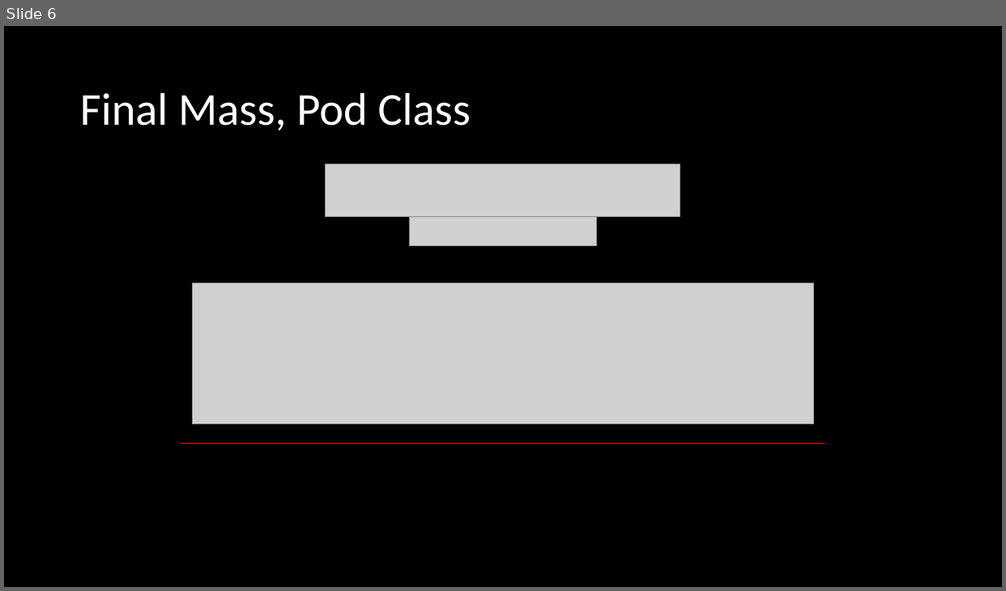
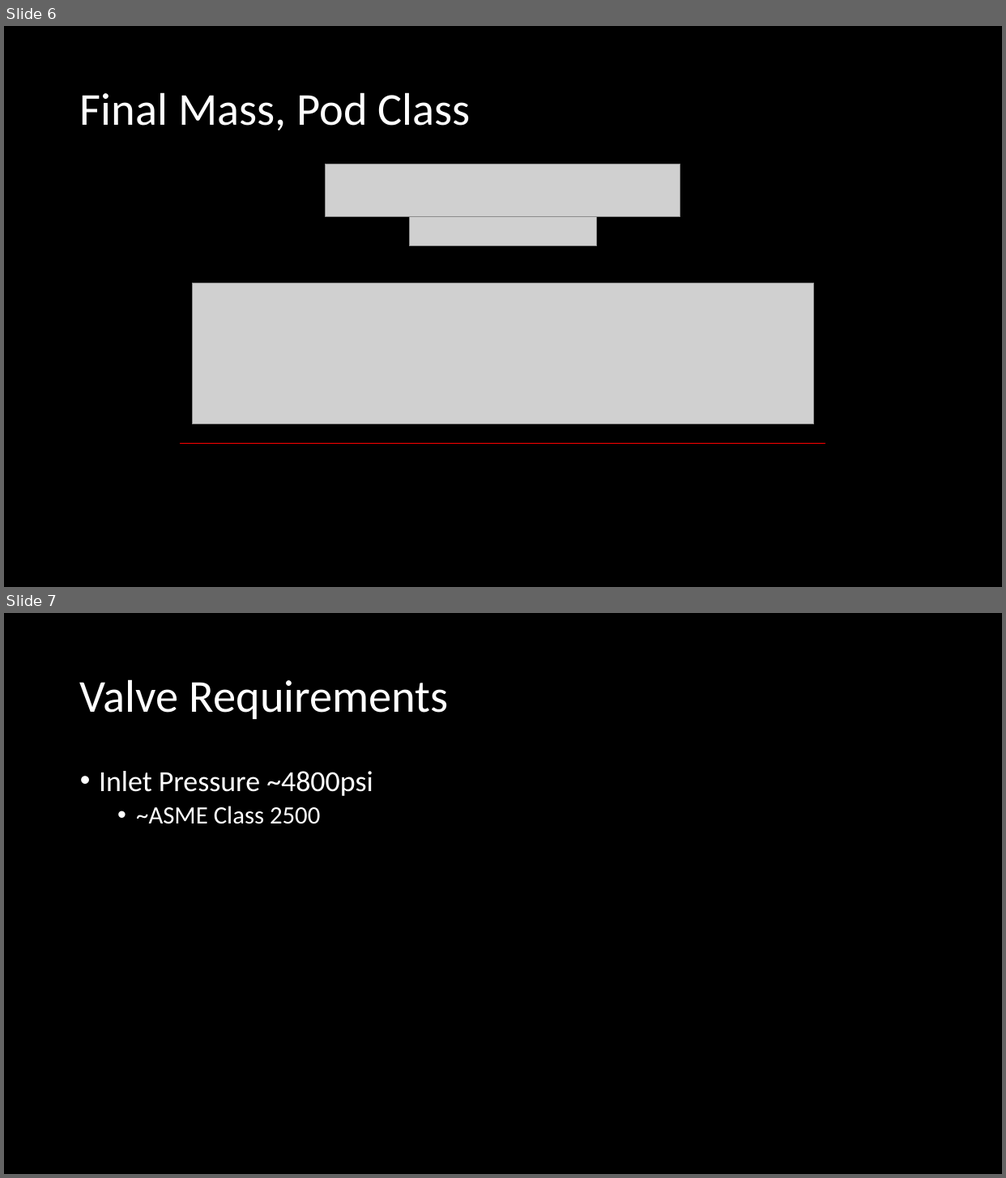
Before and after one commit to Kent1701/Cal_Poly_SLO_Hyperloop_Propulsion_2019_2020, a slide deck: Presentations/CDR_Prop.pptx. Shown one above the other, each under a label of ours: slide 6 before the commit, slides 6 and 7 after it. The pictures are 1006x591 and 1006x1178 pixels, drawn with LibreOffice and Linux fonts; fonts in the diff are those of the drawing; grey boxes stand for pictures. Boxes give left, top, right and bottom in pixels: in the first picture for what was removed or moved away, otherwise in the second. Text is boxed around its words. In the diff, an @@ line names an element or a change of style, - is before the commit and + after.

```diff
--- a/Presentations/CDR_Prop.pptx
+++ b/Presentations/CDR_Prop.pptx
@@ slide 7 added at <box>4,613,1002,1174</box>, background #000000 @@
@@ title added at <box>80,679,449,719</box>, 44 pt, text #FFFFFF @@
+Valve Requirements
@@ text added at <box>99,771,373,824</box>, 28 pt, text #FFFFFF @@
+• Inlet Pressure ~4800psi
+  • ~ASME Class 2500
```
Also in this commit, not shown: 1 other file.
